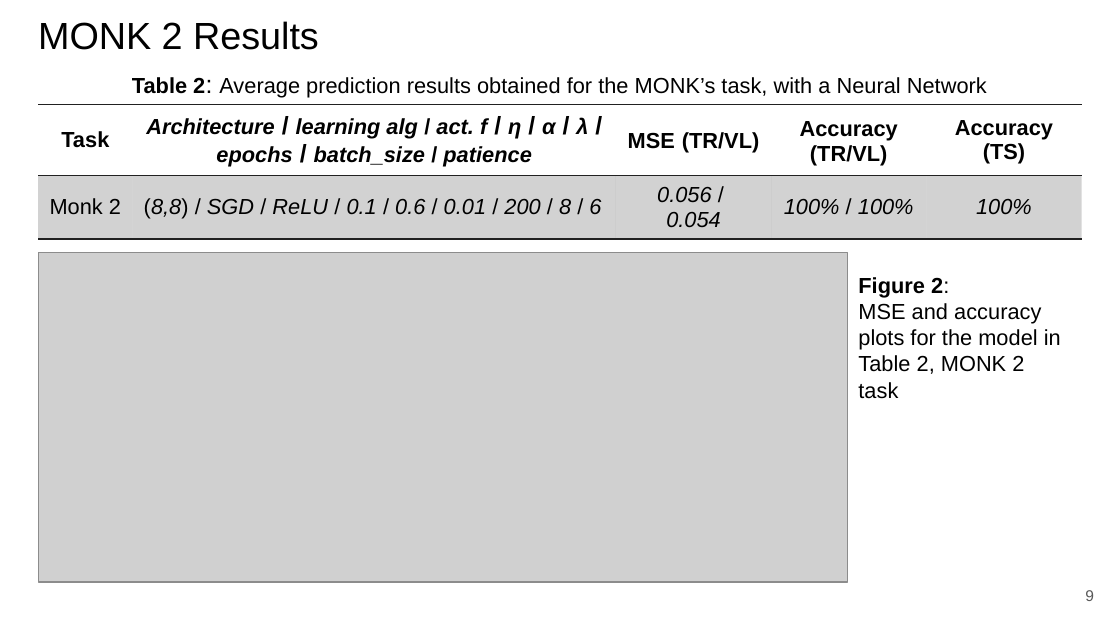
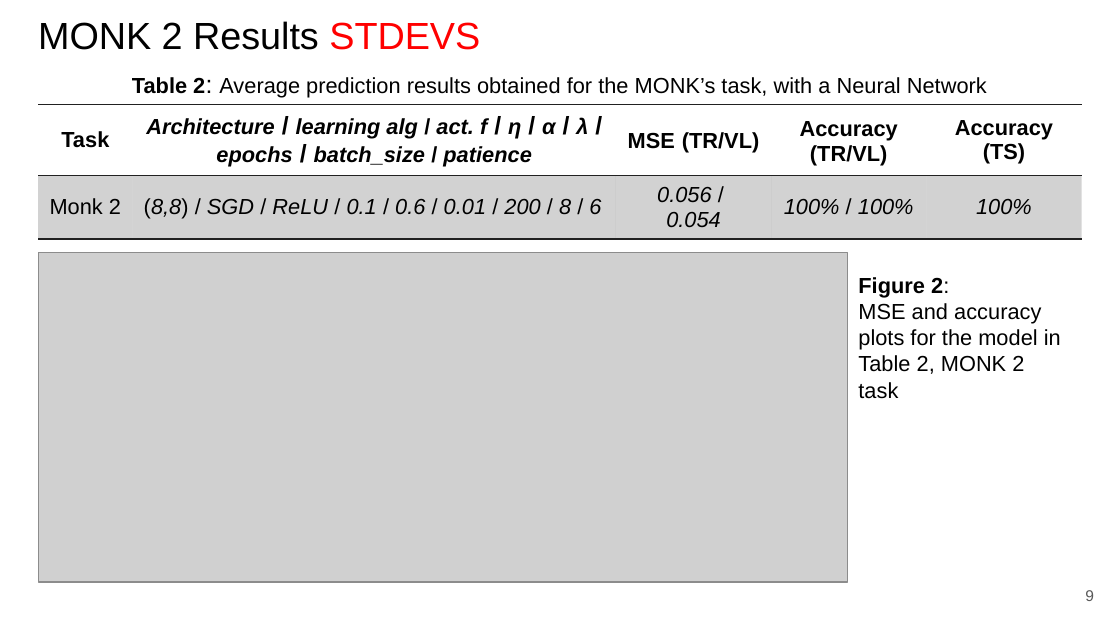
Before and after one commit to paolo-junior-mollica/machine-learning-project, a slide deck: slide 9 of relazione/ML-2023-PRJ-Slides-Demo.pptx. Drawn at 1120x630 pixels with LibreOffice and Linux fonts; fonts in the diff are those of the drawing; grey boxes stand for pictures. Boxes give left, top, right and bottom in pixels: in the first picture for what was removed or moved away, otherwise in the second. Text is boxed around its words. In the diff, an @@ line names an element or a change of style, - is before the commit and + after.

Commit message:
Report update: imported correct data for MONK, added data for SVM & RF for the CUP

```diff
--- a/relazione/ML-2023-PRJ-Slides-Demo.pptx
+++ b/relazione/ML-2023-PRJ-Slides-Demo.pptx
@@ title at [38,21,480,50]: text changed @@
-MONK 2 Results
+MONK 2 Results STDEVS
```
Also in this commit, not shown: 9 other slides changed, 1 slide added.
